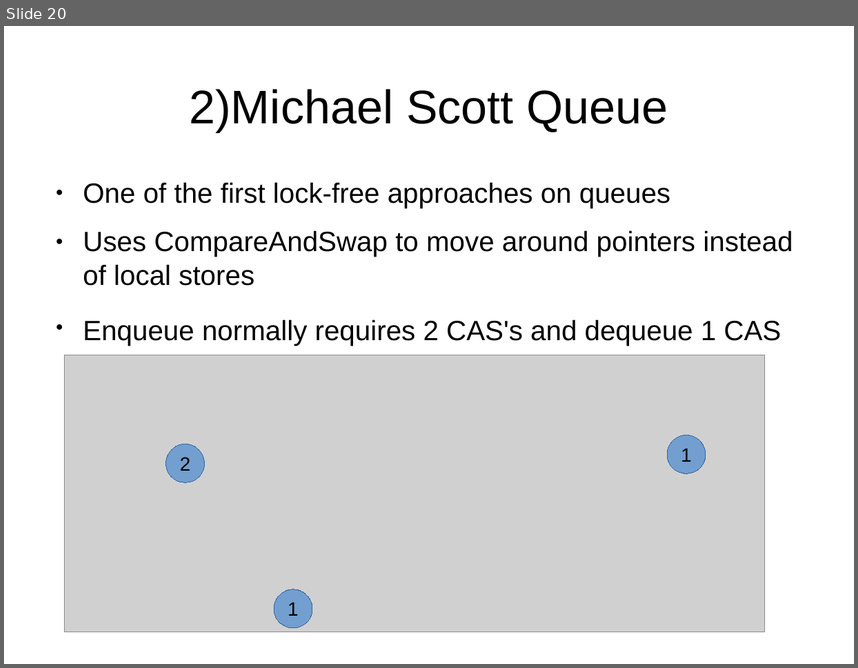
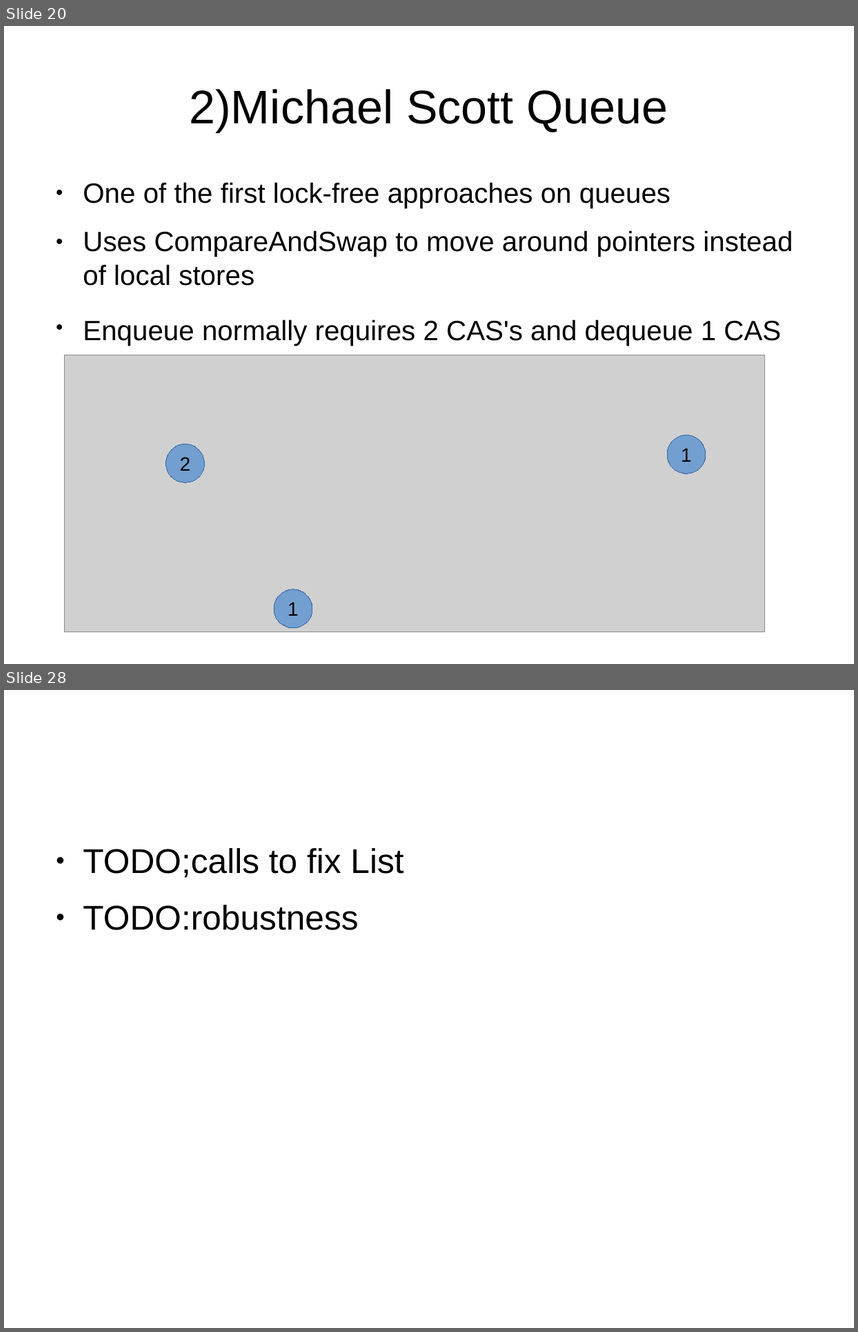
Before and after one commit to mpastyl/my_thesis, a slide deck: presentation.odp. Shown one above the other, each under a label of ours: slide 20 before the commit, slides 20 and 28 after it; the slides between them are not shown. The pictures are 858x668 and 858x1332 pixels, drawn with LibreOffice and Linux fonts; fonts in the diff are those of the drawing; grey boxes stand for pictures. Boxes give left, top, right and bottom in pixels: in the first picture for what was removed or moved away, otherwise in the second. Text is boxed around its words. In the diff, an @@ line names an element or a change of style, - is before the commit and + after.

```diff
--- a/presentation.odp
+++ b/presentation.odp
@@ slide 28 added at (4, 690, 854, 1328), background #FFFFFF @@
@@ text added at (83, 848, 404, 930), 32 pt, text #000000 @@
+● TODO;calls to fix List
+● TODO:robustness
```
Also in this commit, not shown: 2 slides changed, 6 other slides added.
